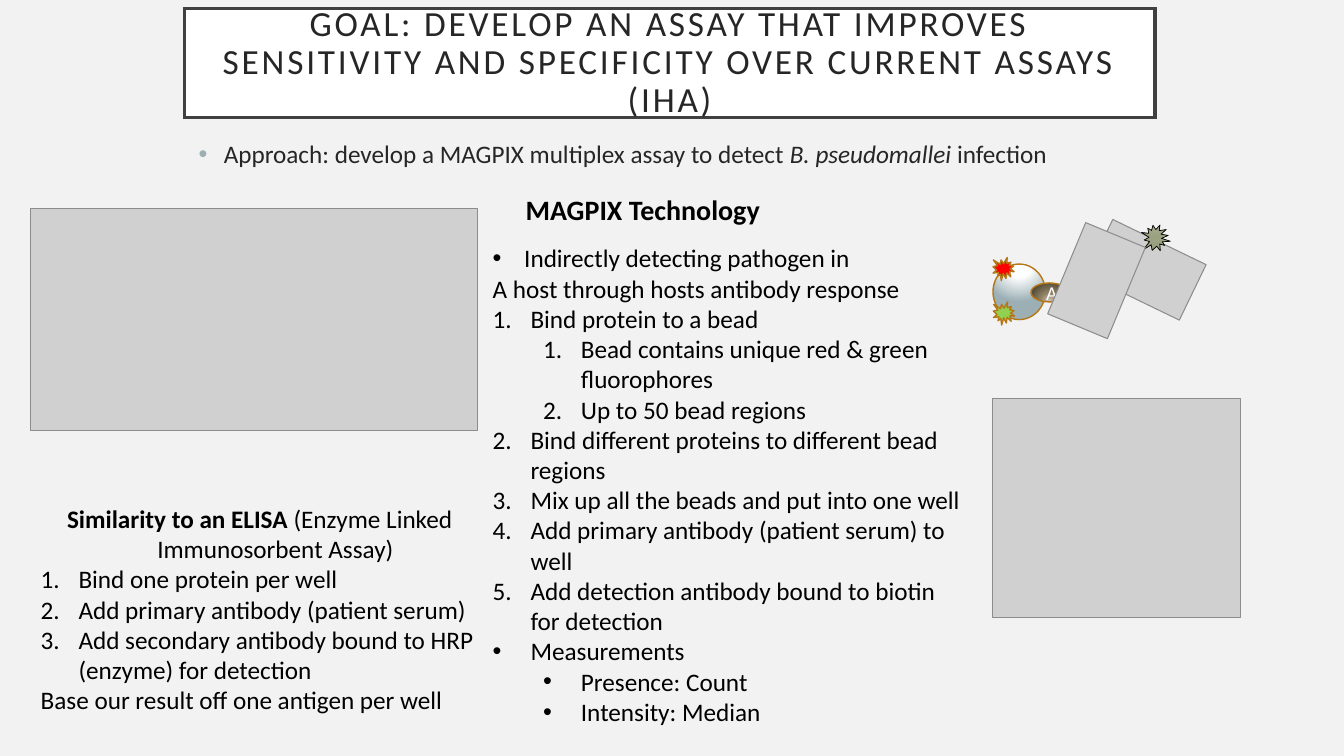
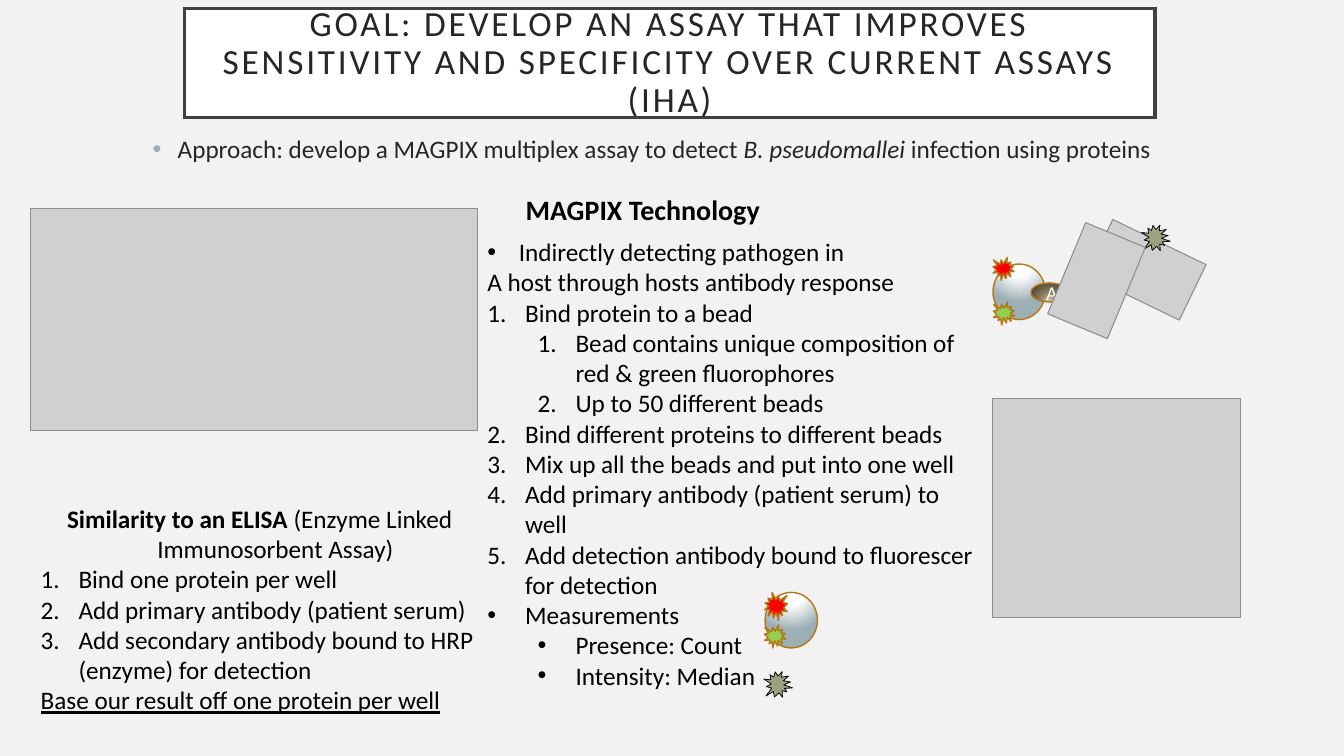
Before and after one commit to jtladner/Courses, a slide deck: slide 2 of PracticalComputing/Fall_2018/Hackathons/Round1/Celona_MAGPix/Burkpx diagnostic assay_BIO698_v2 presentation.pptx. Drawn at 1344x756 pixels with LibreOffice and Linux fonts; fonts in the diff are those of the drawing; grey boxes stand for pictures. Boxes give left, top, right and bottom in pixels: in the first picture for what was removed or moved away, otherwise in the second. Text is boxed around its words. In the diff, an @@ line names an element or a change of style, - is before the commit and + after.

```diff
--- a/PracticalComputing/Fall_2018/Hackathons/Round1/Celona_MAGPix/Burkpx diagnostic assay_BIO698_v2 presentation.pptx
+++ b/PracticalComputing/Fall_2018/Hackathons/Round1/Celona_MAGPix/Burkpx diagnostic assay_BIO698_v2 presentation.pptx
@@ text at (178,140,1150,163): text changed @@
-• Approach: develop a MAGPIX multiplex assay to detect B. pseudomallei infection
+• Approach: develop a MAGPIX multiplex assay to detect B. pseudomallei infection using proteins
@@ text at (525,334,954,447): text changed @@
-  1. Bead contains unique red & green fluorophores
-  2. Up to 50 bead regions
-2. Bind different proteins to different bead regions
+  1. Bead contains unique composition of red & green fluorophores
+  2. Up to 50 different beads
+2. Bind different proteins to different beads
@@ text at (525,546,973,594): text changed @@
-5. Add detection antibody bound to biotin for detection
+5. Add detection antibody bound to fluorescer for detection
@@ irregular seal added at (764,593,787,621), fill #FF0000, outline #B67815 1 pt @@
@@ ellipse added at (765,593,818,648), fill gradient #FFFFFF to #9BAFB5, outline #B67815 1 pt @@
@@ irregular seal added at (764,625,785,648), fill #92D050, outline #B67815 1 pt @@
@@ irregular seal added at (763,670,794,698), fill gradient #A3A98C to #9CA383 to #979E7C, outline #000000 0.5 pt @@
@@ text at (41,691,440,714): text changed @@
-Base our result off one antigen per well
+Base our result off one protein per well
```
Also in this commit, not shown: 4 other slides changed, 8 other files.
